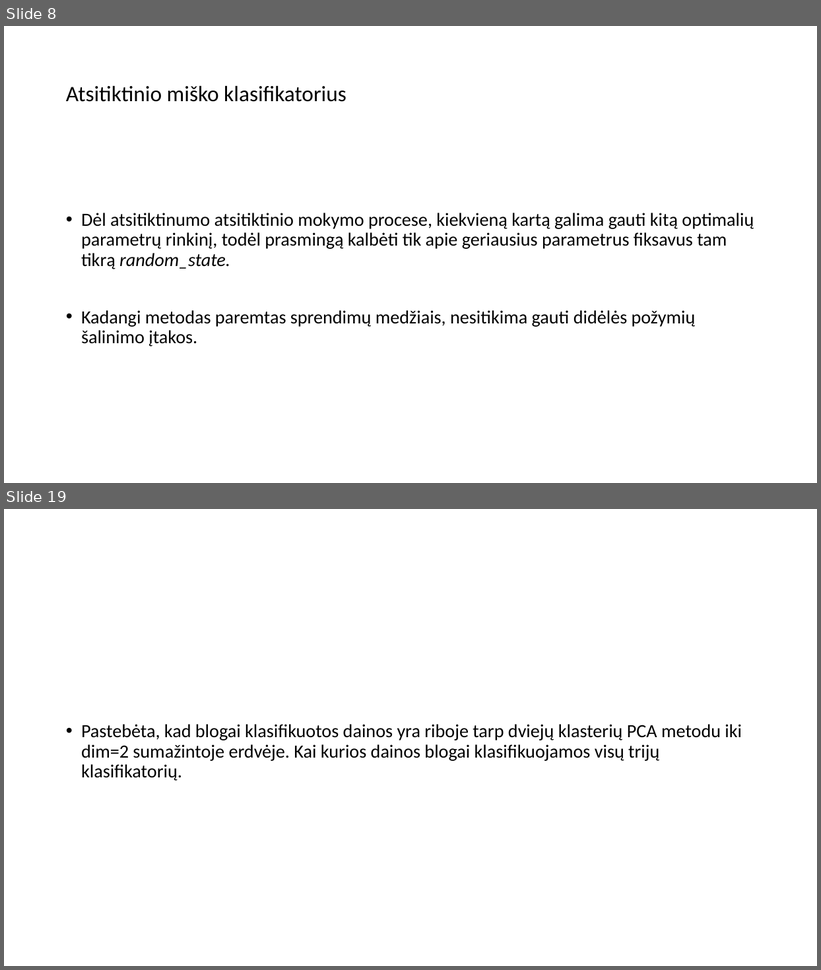
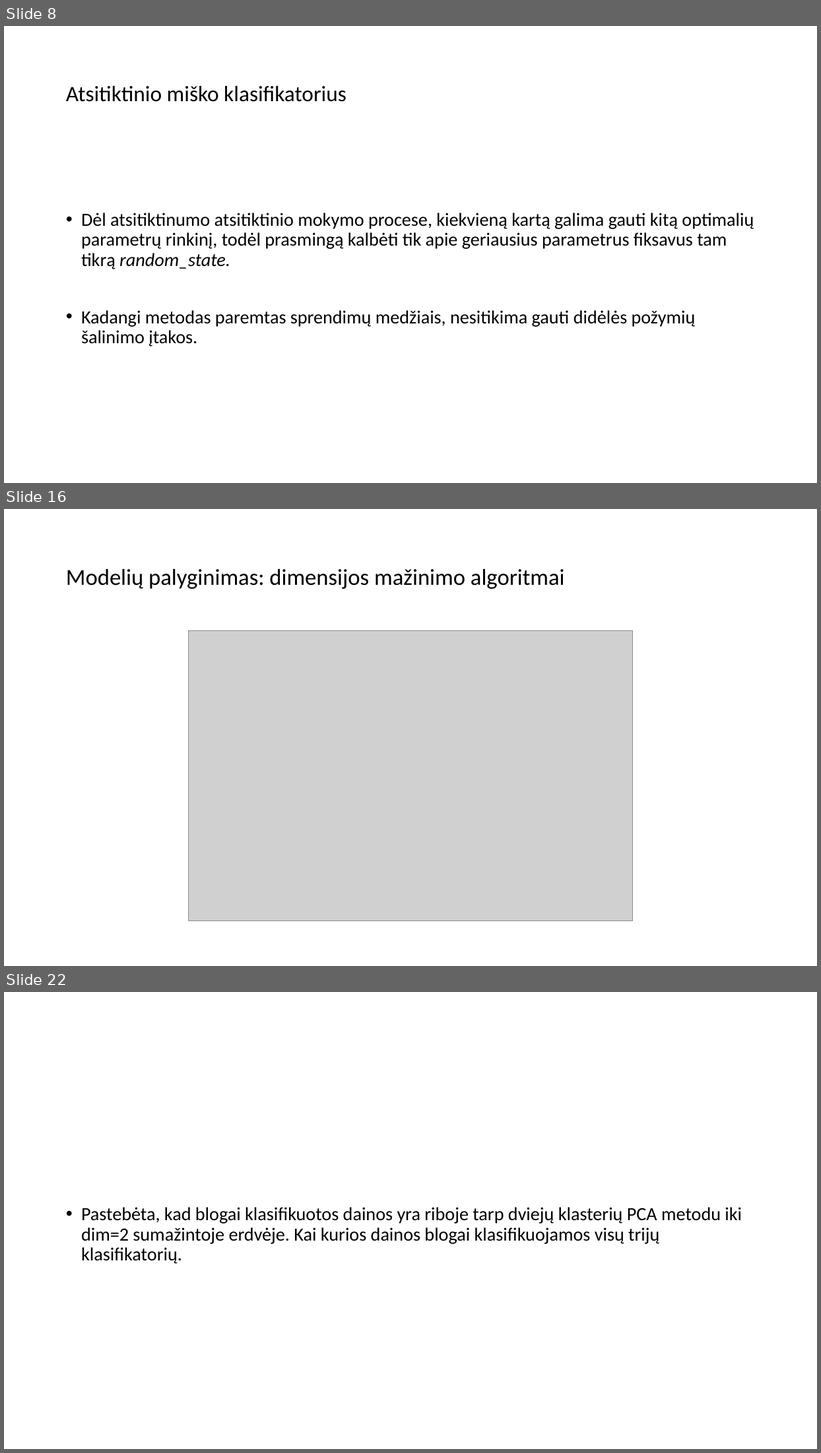
Before and after one commit to dovmar/PDVS, a slide deck: Lab_4/Pristatymas.pptx. Shown one above the other, each under a label of ours: slides 8 and 19 before the commit, slides 8, 16 and 22 after it; the slides between them are not shown. The pictures are 821x970 and 821x1453 pixels, drawn with LibreOffice and Linux fonts; fonts in the diff are those of the drawing; grey boxes stand for pictures. Boxes give left, top, right and bottom in pixels: in the first picture for what was removed or moved away, otherwise in the second. Text is boxed around its words. In the diff, an @@ line names an element or a change of style, - is before the commit and + after.

```diff
--- a/Lab_4/Pristatymas.pptx
+++ b/Lab_4/Pristatymas.pptx
@@ slide 16 added at (4,509,817,966), background #FFFFFF @@
@@ title added at (66,569,565,589), 27 pt, text #000000 @@
+Modelių palyginimas: dimensijos mažinimo algoritmai
@@ picture added at (188,631,632,921) @@
@@ what was slide 19 is now slide 22 @@
```
Also in this commit, not shown: 8 slides changed, 2 other slides added, 8 other files.
